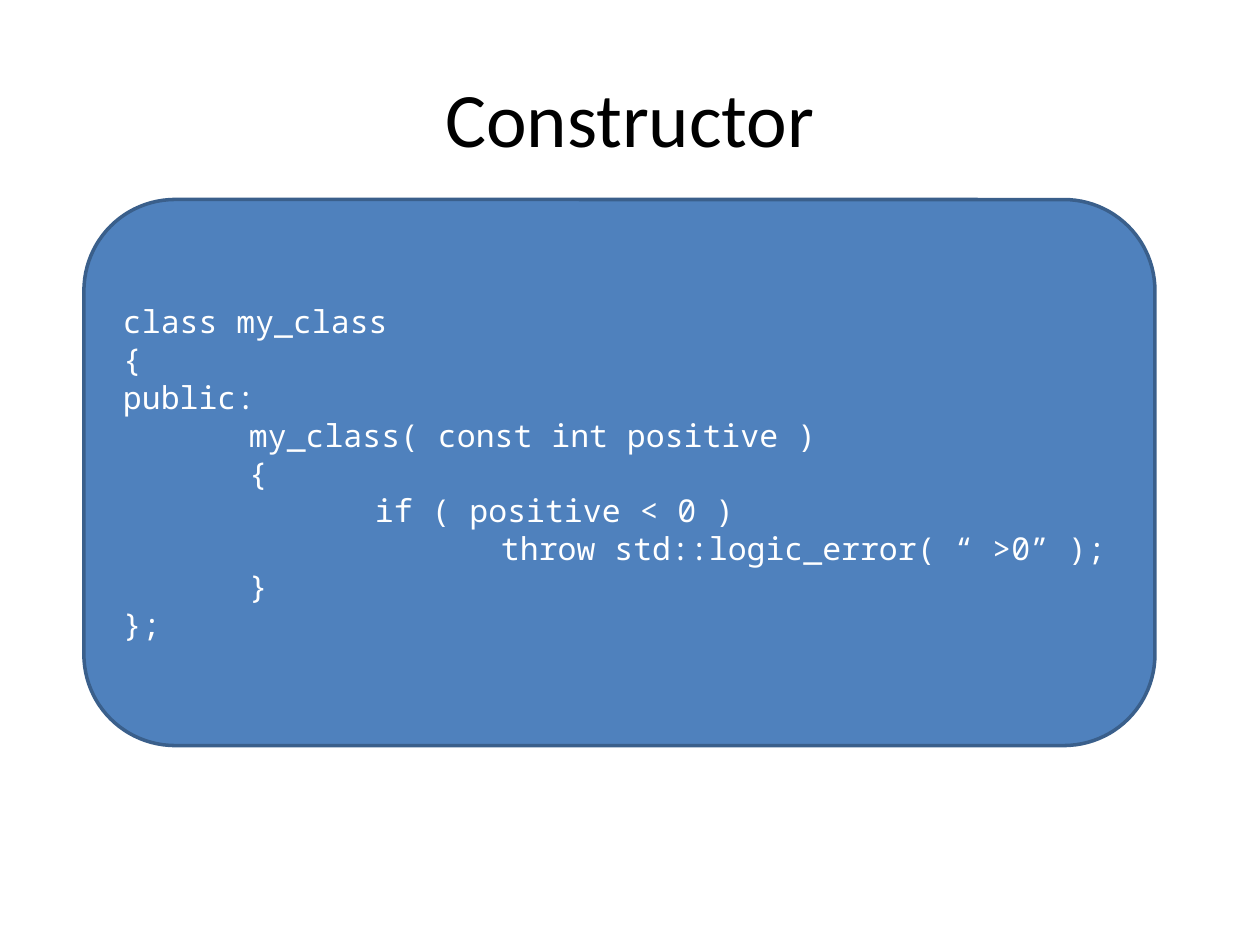
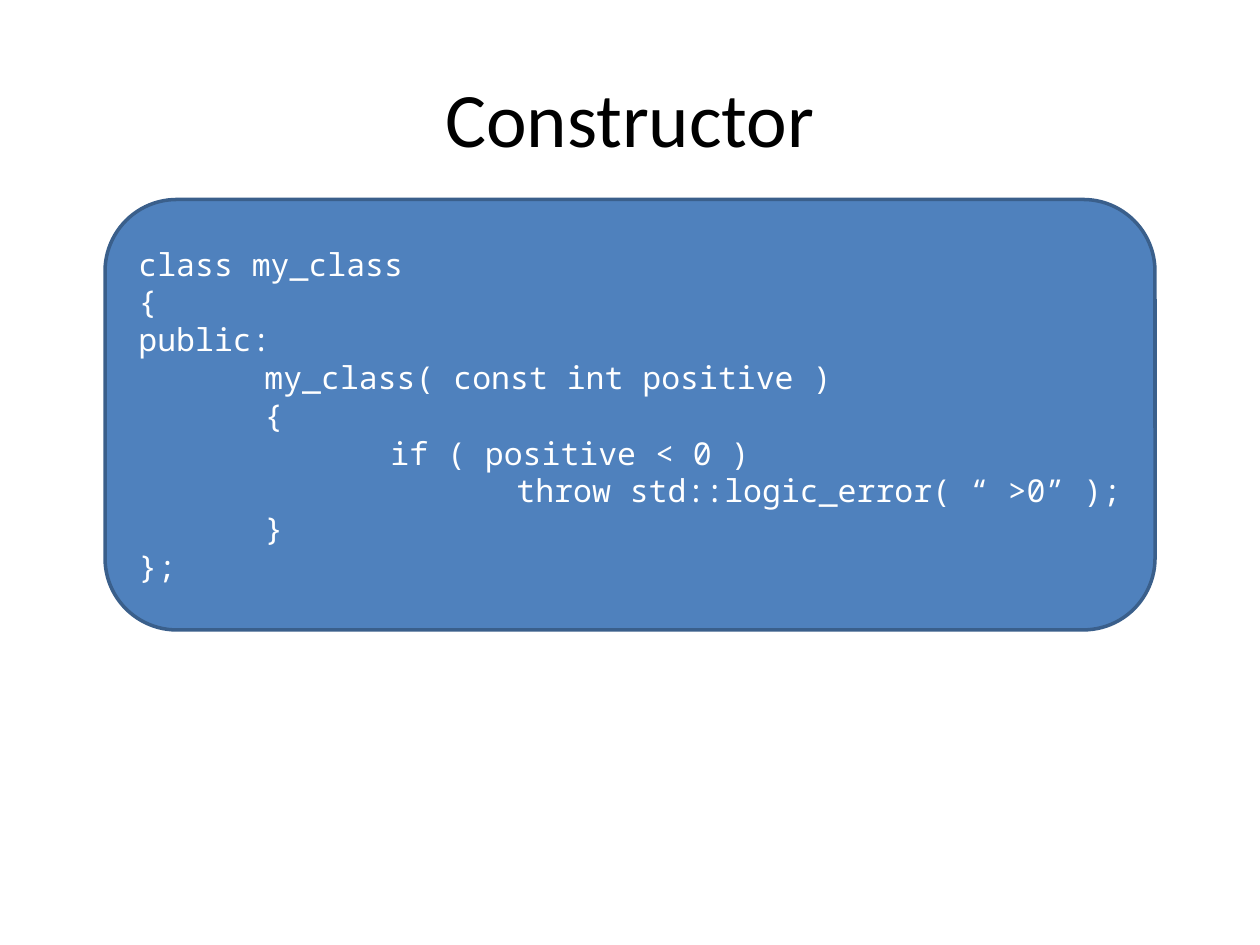
Before and after one commit to tscherkas/cpp_craft_1013, a slide deck: slide 6 of lections/cpp_craft_lec_3_pre.pptx (slide 5 before the commit). Drawn at 1260x945 pixels with LibreOffice and Linux fonts; fonts in the diff are those of the drawing. Boxes give left, top, right and bottom in pixels: in the first picture for what was removed or moved away, otherwise in the second. Text is boxed around its words. In the diff, an @@ line names an element or a change of style, - is before the commit and + after.

```diff
--- a/lections/cpp_craft_lec_3_pre.pptx
+++ b/lections/cpp_craft_lec_3_pre.pptx
@@ rounded rectangle "class my_class": place and size @@
-rounded rectangle "class my_class" at (84, 199, 1155, 745)
+rounded rectangle "class my_class" at (105, 199, 1154, 630)
```
Also in this commit, not shown: 1 other slide changed, 14 slides added, 1 slide removed, 15 other files.
